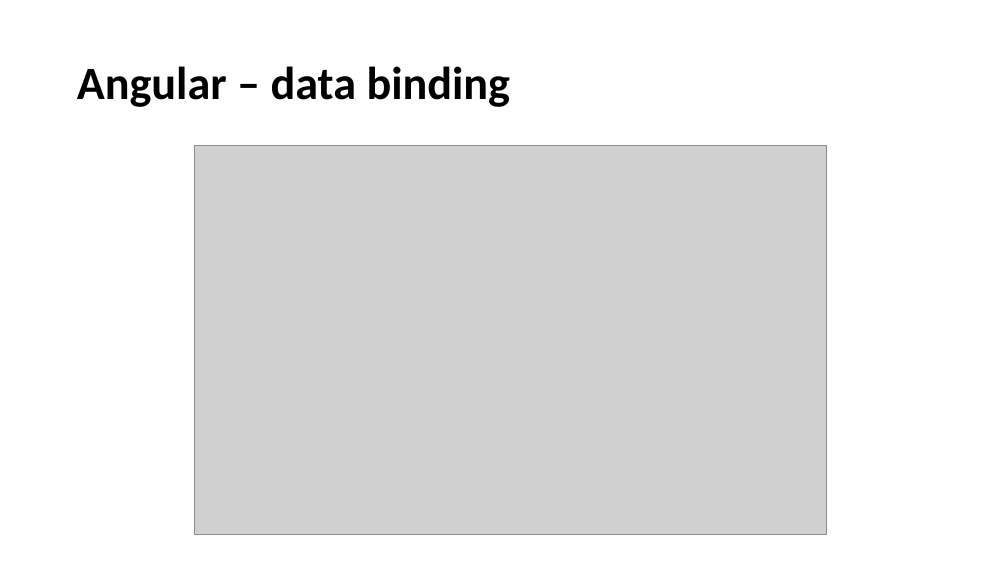
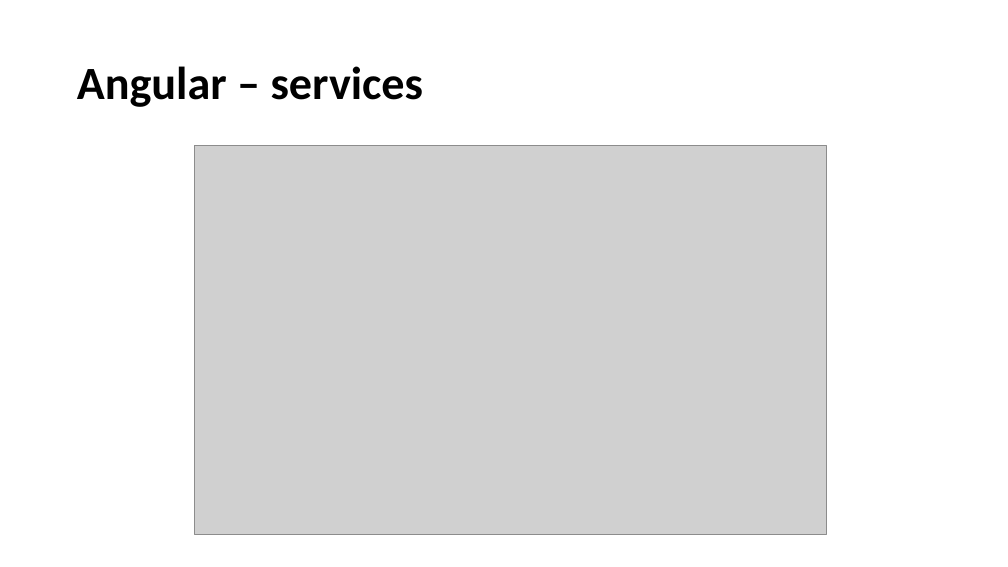
Before and after one commit to perl-easj/WebProg, a slide deck: slide 44 of 60_Angular/Angular.pptx. Drawn at 1008x567 pixels with LibreOffice and Linux fonts; fonts in the diff are those of the drawing; grey boxes stand for pictures. Boxes give left, top, right and bottom in pixels: in the first picture for what was removed or moved away, otherwise in the second. Text is boxed around its words. In the diff, an @@ line names an element or a change of style, - is before the commit and + after.

Commit message:
Update of Angular exercises and presentation

```diff
--- a/60_Angular/Angular.pptx
+++ b/60_Angular/Angular.pptx
@@ title at (77,66,424,107): text changed @@
-Angular – data binding
+Angular – services
```
Also in this commit, not shown: 25 slides added, 1 other file.
